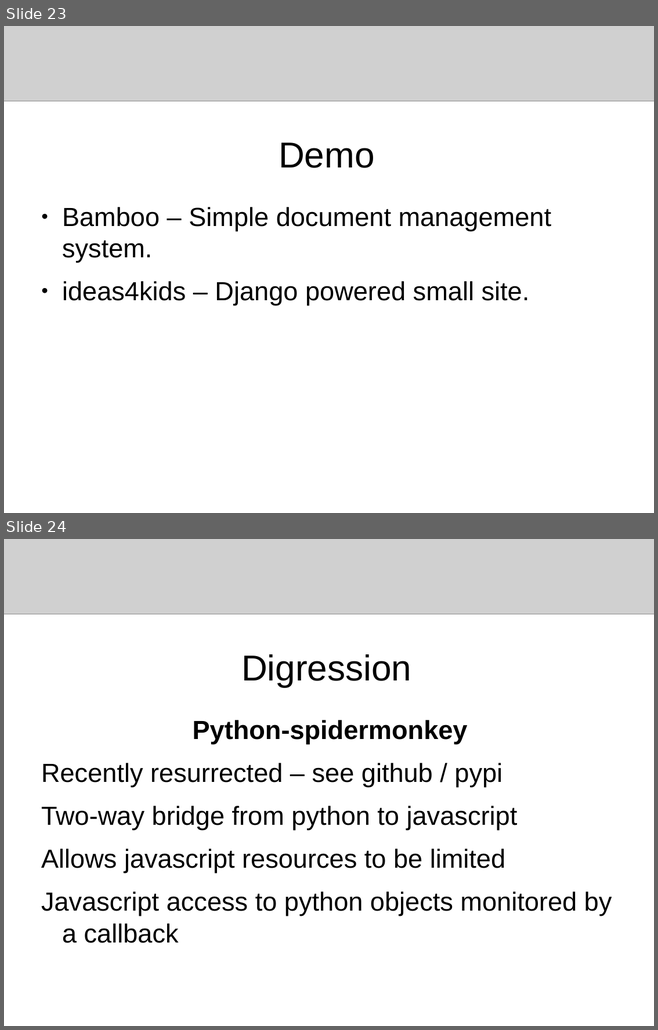
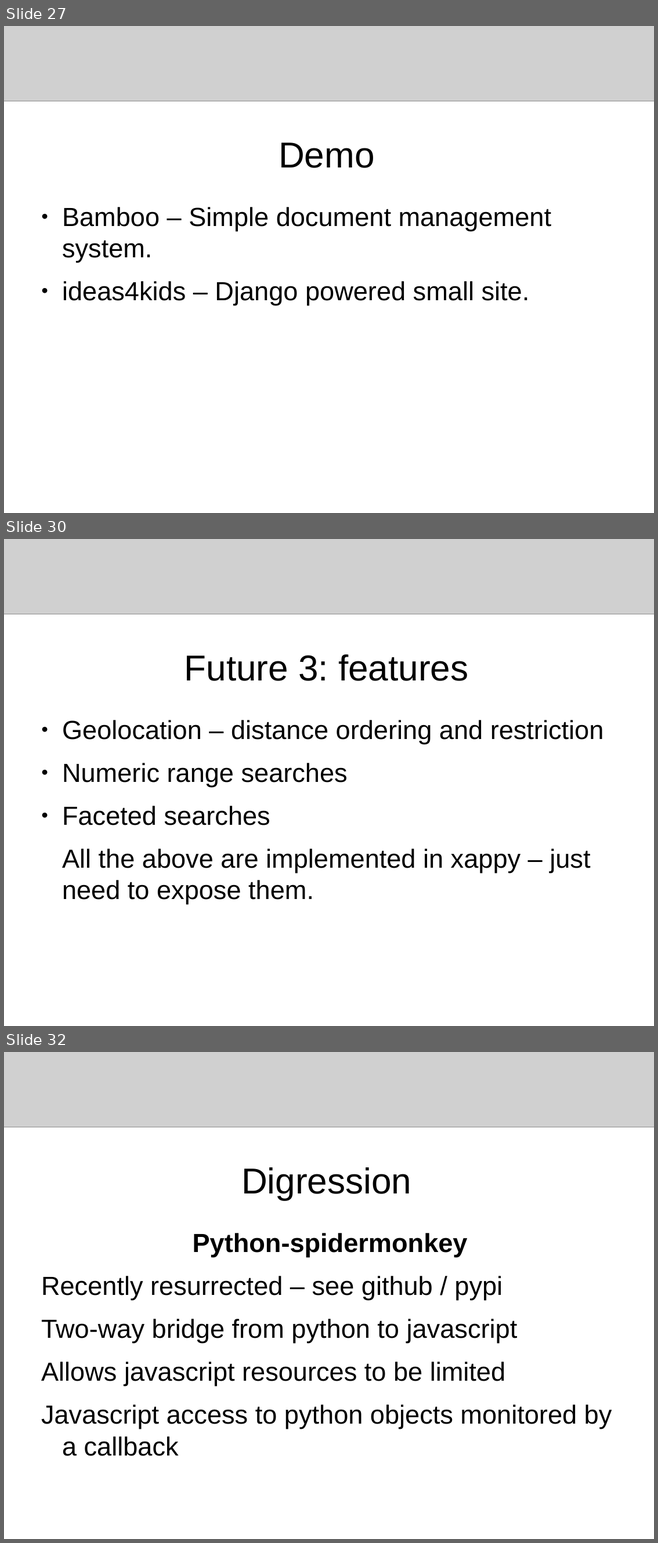
Before and after one commit to flaxsearch/flaxcode, a slide deck: flax_search_service/docs/presentations/europython2009.odp. Shown one above the other, each under a label of ours: slides 23 and 24 before the commit, slides 27, 30 and 32 after it; the slides between them are not shown. The pictures are 658x1030 and 658x1543 pixels, drawn with LibreOffice and Linux fonts; fonts in the diff are those of the drawing; grey boxes stand for pictures. Boxes give left, top, right and bottom in pixels: in the first picture for what was removed or moved away, otherwise in the second. Text is boxed around its words. In the diff, an @@ line names an element or a change of style, - is before the commit and + after.

```diff
--- a/flax_search_service/docs/presentations/europython2009.odp
+++ b/flax_search_service/docs/presentations/europython2009.odp
@@ slide 30 added at <box>4,539,654,1026</box>, background #FFFFFF @@
@@ picture added at <box>4,539,654,614</box> @@
@@ title added at <box>184,654,468,681</box>, 44 pt, text #000000 @@
+Future 3: features
@@ text added at <box>62,720,604,904</box>, 32 pt, text #000000 @@
+● Geolocation – distance ordering and restriction
+● Numeric range searches
+● Faceted searches
+All the above are implemented in xappy – just need to expose them.
@@ what was slide 23 is now slide 27 @@
@@ what was slide 24 is now slide 32 @@
```
Also in this commit, not shown: 2 slides changed, 7 other slides added.
